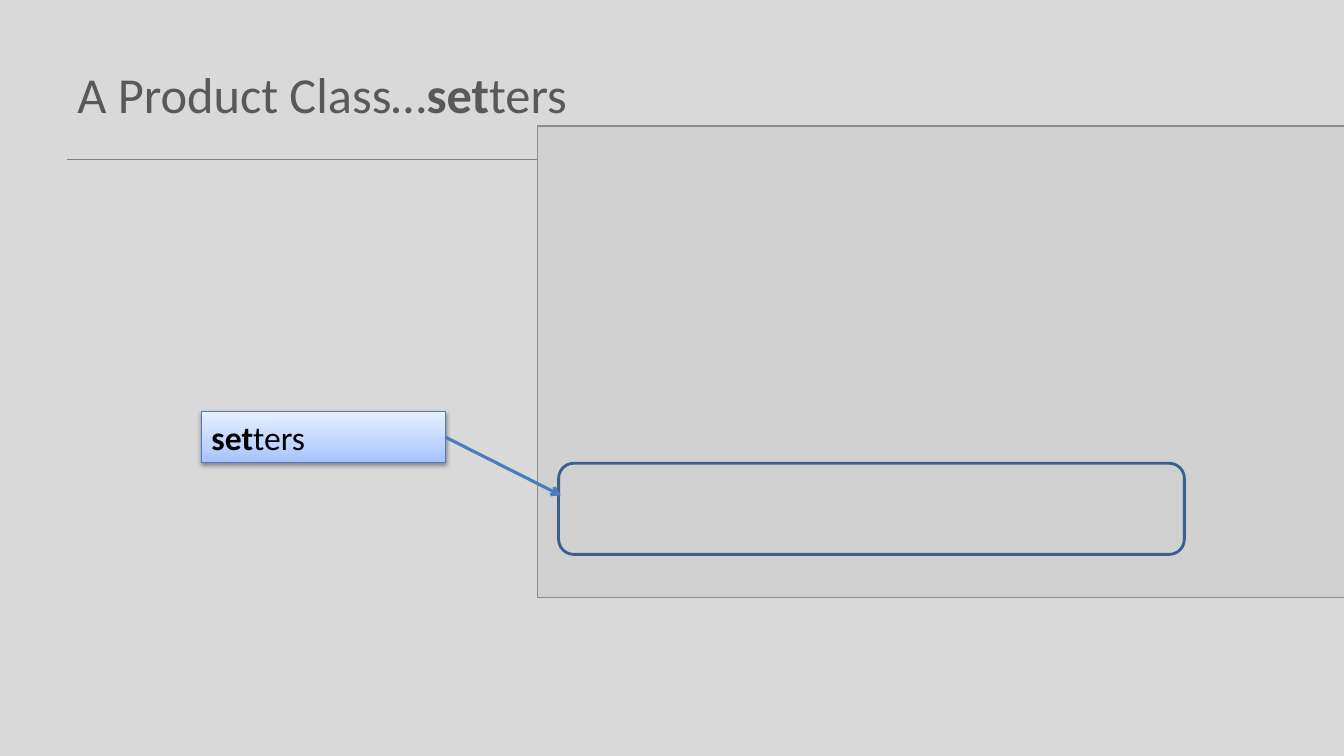
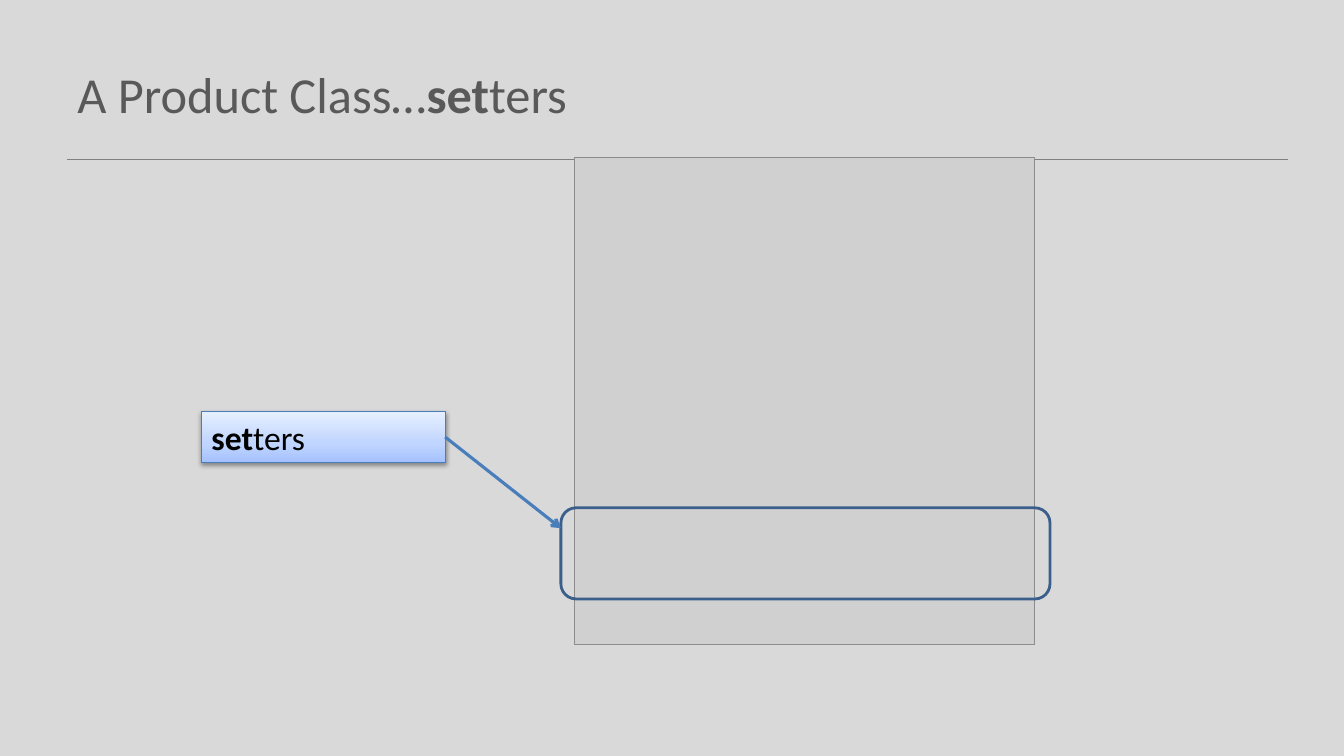
Before and after one commit to Programming-Fundamentals-SETU/prog-fund-1-sept-25, a slide deck: slide 20 of topic08-arrays-of-objects/unit-1/talk-1-shop-v1/a-shop-v1.pptx. Drawn at 1344x756 pixels with LibreOffice and Linux fonts; fonts in the diff are those of the drawing; grey boxes stand for pictures. Boxes give left, top, right and bottom in pixels: in the first picture for what was removed or moved away, otherwise in the second. Text is boxed around its words. In the diff, an @@ line names an element or a change of style, - is before the commit and + after.

```diff
--- a/topic08-arrays-of-objects/unit-1/talk-1-shop-v1/a-shop-v1.pptx
+++ b/topic08-arrays-of-objects/unit-1/talk-1-shop-v1/a-shop-v1.pptx
@@ picture removed at box(537, 126, 1344, 597) @@
@@ picture added at box(575, 157, 1034, 644) @@
@@ arrow moved from (446, 438) - (561, 495) to (446, 438) - (561, 528) @@
@@ rounded rectangle: place and size @@
-rounded rectangle at box(559, 464, 1185, 555)
+rounded rectangle at box(561, 508, 1050, 599)
```
Also in this commit, not shown: 11 other slides changed, 42 other files.
